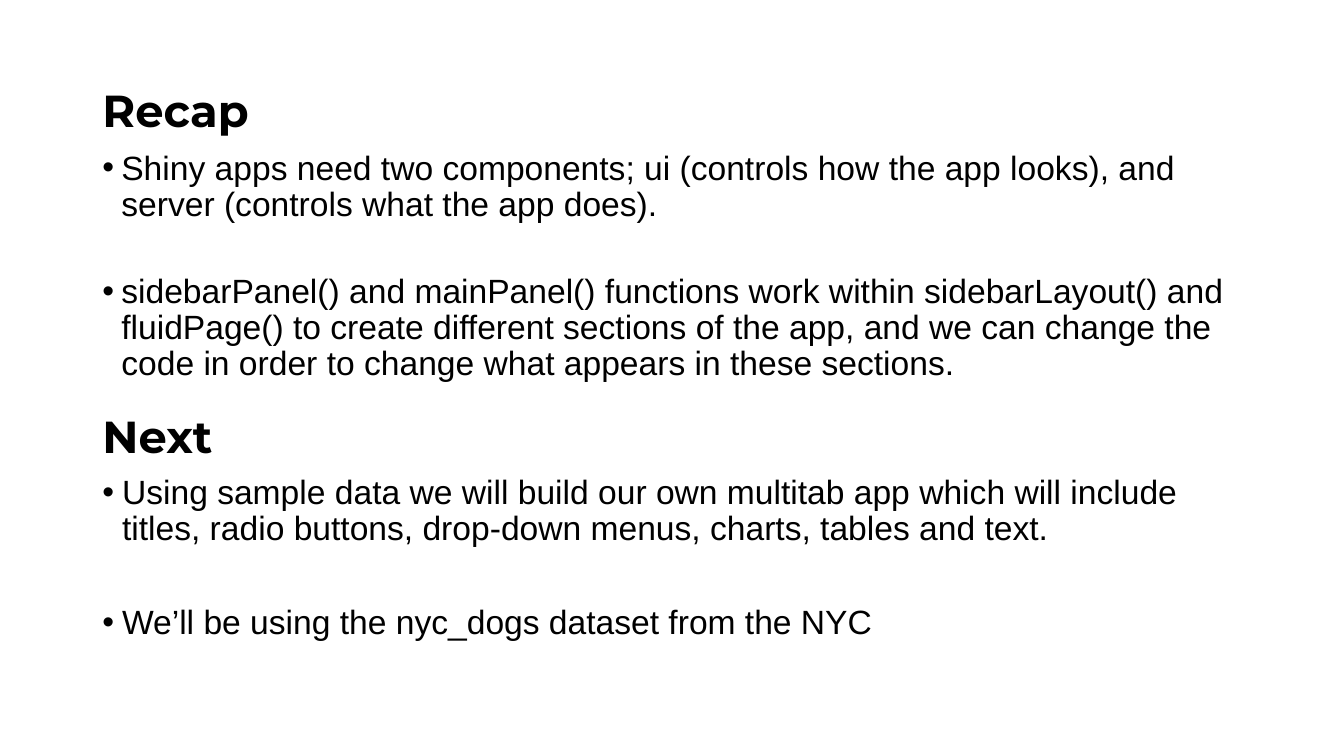
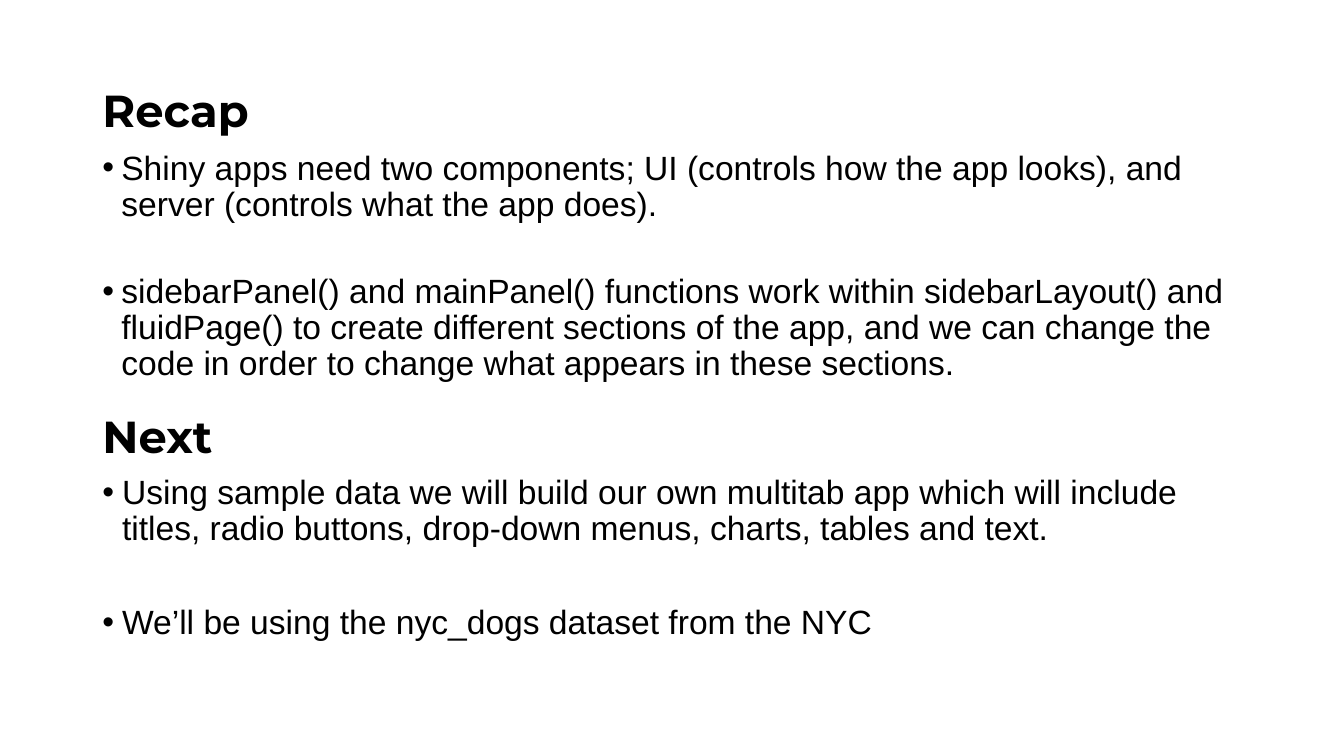
Before and after one commit to Public-Health-Scotland/learn-shiny, a slide deck: slide 16 of Day 1/slides/Shiny_Day_1.pptx. Drawn at 1344x756 pixels with LibreOffice and Linux fonts; fonts in the diff are those of the drawing; background and template pictures are left out. Boxes give left, top, right and bottom in pixels: in the first picture for what was removed or moved away, otherwise in the second. Text is boxed around its words. In the diff, an @@ line names an element or a change of style, - is before the commit and + after.

```diff
--- a/Day 1/slides/Shiny_Day_1.pptx
+++ b/Day 1/slides/Shiny_Day_1.pptx
@@ text at (121,155,1182,223): text changed @@
-• Shiny apps need two components; ui (controls how the app looks), and server (controls what the app does).
+• Shiny apps need two components; UI (controls how the app looks), and server (controls what the app does).
```
Also in this commit, not shown: 8 other slides changed, 1 other file.
